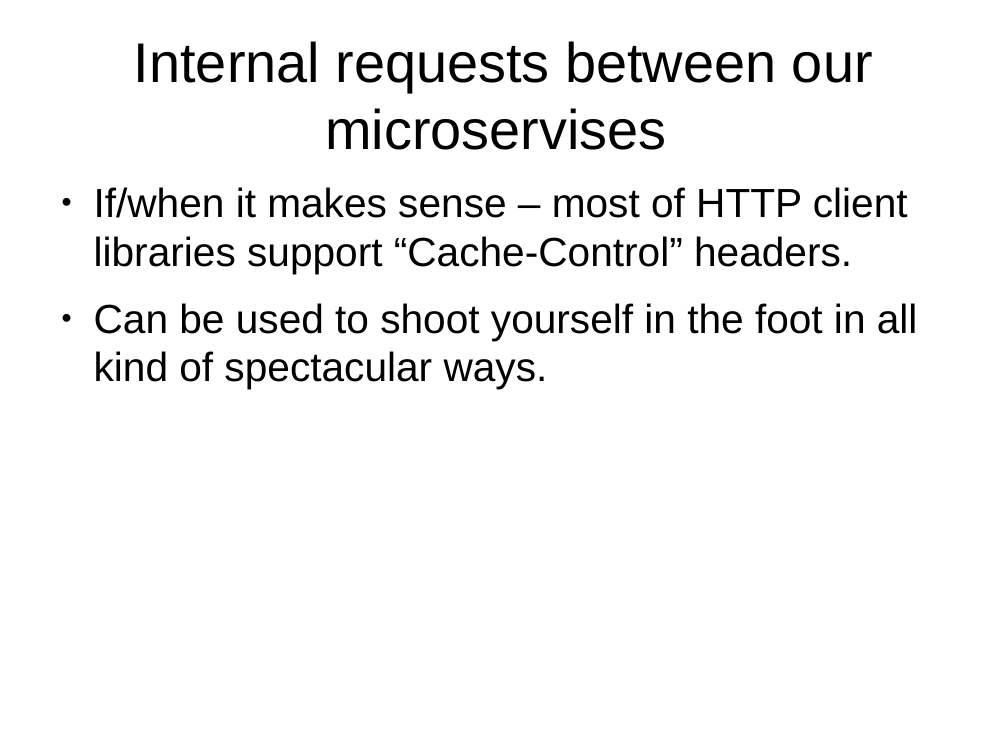
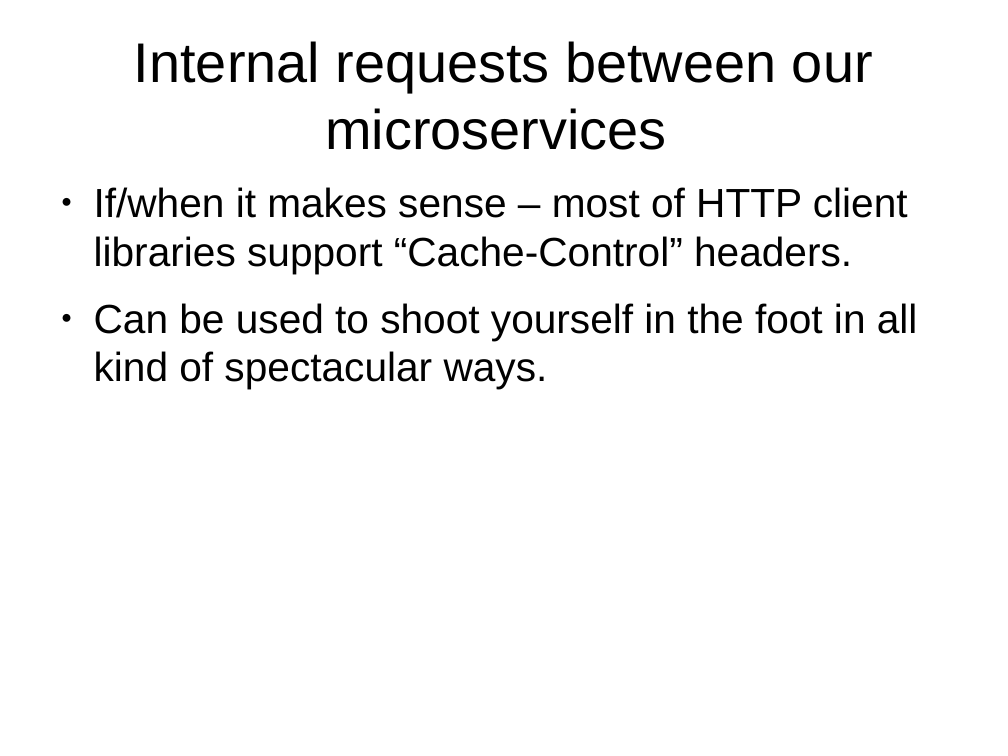
Before and after one commit to tadas-s/rack-cache-rails-demo, a slide deck: slide 10 of gentle-intro-to-client-and-server-side-http-caching.odp (slide 9 before the commit). Drawn at 1008x756 pixels with LibreOffice and Linux fonts; fonts in the diff are those of the drawing. Boxes give left, top, right and bottom in pixels: in the first picture for what was removed or moved away, otherwise in the second. Text is boxed around its words. In the diff, an @@ line names an element or a change of style, - is before the commit and + after.

```diff
--- a/gentle-intro-to-client-and-server-side-http-caching.odp
+++ b/gentle-intro-to-client-and-server-side-http-caching.odp
@@ title at box(134, 41, 873, 150): text changed @@
-Internal requests between our microservises
+Internal requests between our microservices
```
Also in this commit, not shown: 1 other slide changed, 1 slide added.
